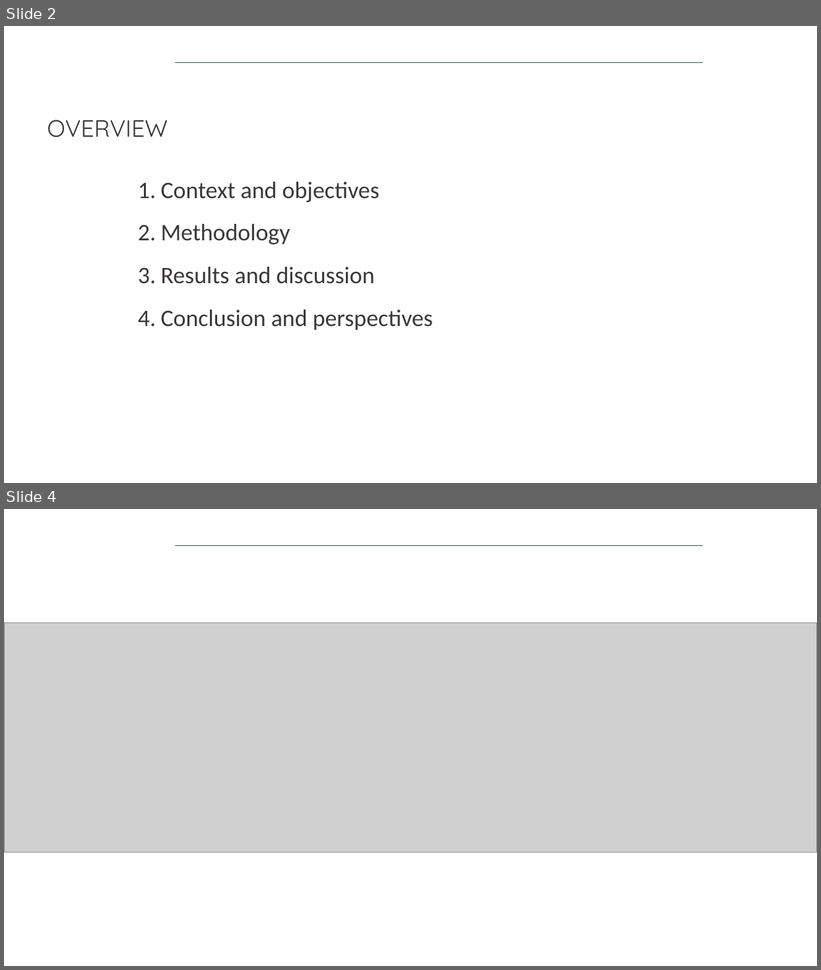
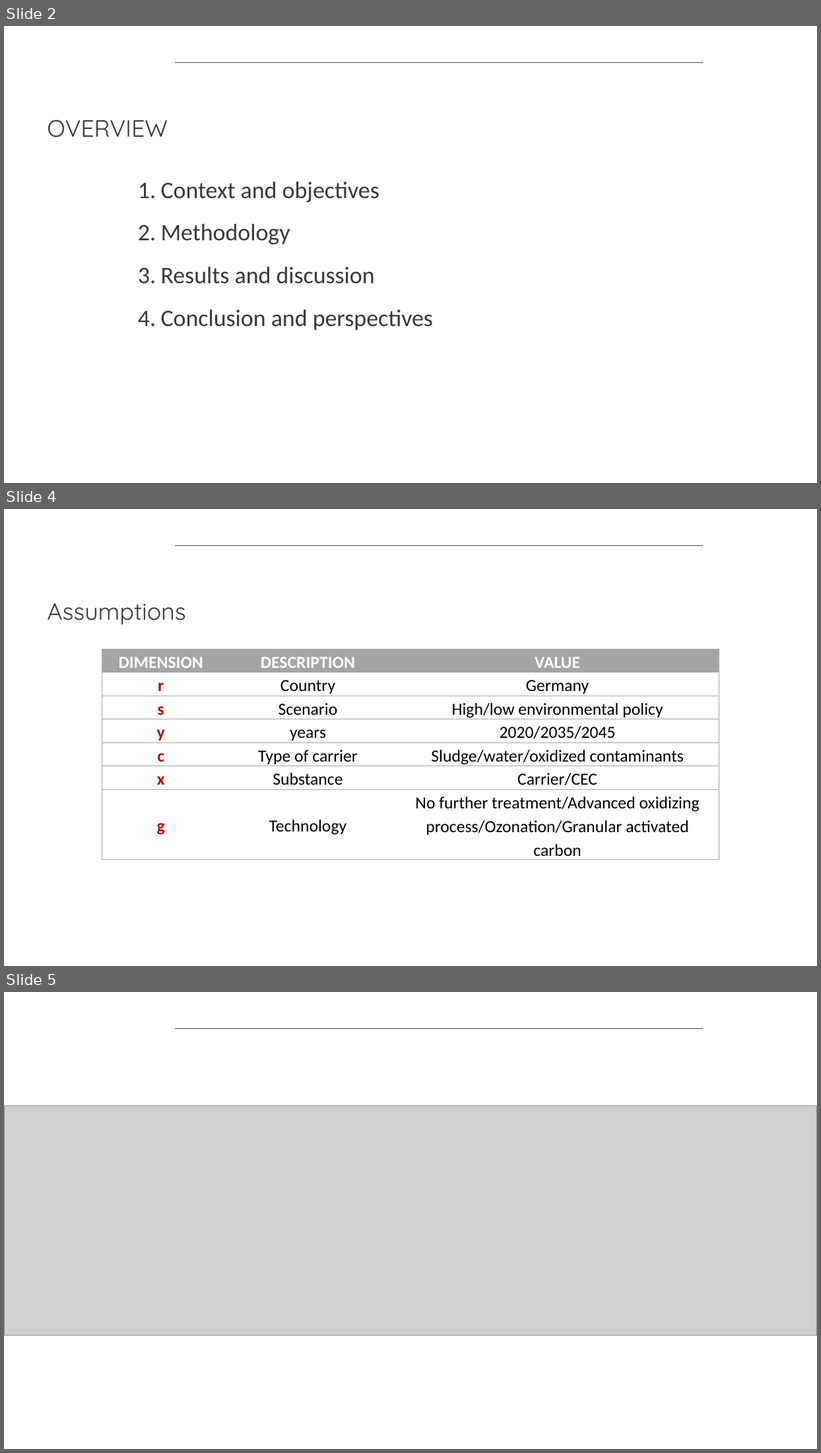
Before and after one commit to isabelapi/PAW_MFA_LCA_2025, a slide deck: presentation/dds_autumn_school_2025_paw_presentation_14-11-2025.pptx. Shown one above the other, each under a label of ours: slides 2 and 4 before the commit, slides 2, 4 and 5 after it; the slides between them are not shown. The pictures are 821x970 and 821x1453 pixels, drawn with LibreOffice and Linux fonts; fonts in the diff are those of the drawing; grey boxes stand for pictures; background and template pictures are left out. Boxes give left, top, right and bottom in pixels: in the first picture for what was removed or moved away, otherwise in the second. Text is boxed around its words. In the diff, an @@ line names an element or a change of style, - is before the commit and + after.

```diff
--- a/presentation/dds_autumn_school_2025_paw_presentation_14-11-2025.pptx
+++ b/presentation/dds_autumn_school_2025_paw_presentation_14-11-2025.pptx
@@ slide 4 added at [4, 509, 817, 966], background #FFFFFF; not listed: 1 template element that a slide beside it also shows @@
@@ text added at [47, 603, 186, 625], 28 pt, text #3B3838 @@
+Assumptions
@@ table added at [102, 650, 719, 863], 7 rows, 3 columns @@
+DIMENSION | DESCRIPTION | VALUE
+r | Country | Germany
+s | Scenario | High/low environmental policy
+y | years | 2020/2035/2045
+c | Type of carrier | Sludge/water/oxidized contaminants
+x | Substance | Carrier/CEC
+g | Technology | No further treatment/Advanced oxidizing process/Ozonation/Granular activated carbon
@@ what was slide 4 is now slide 5 @@
```
Also in this commit, not shown: 1 slide changed.
